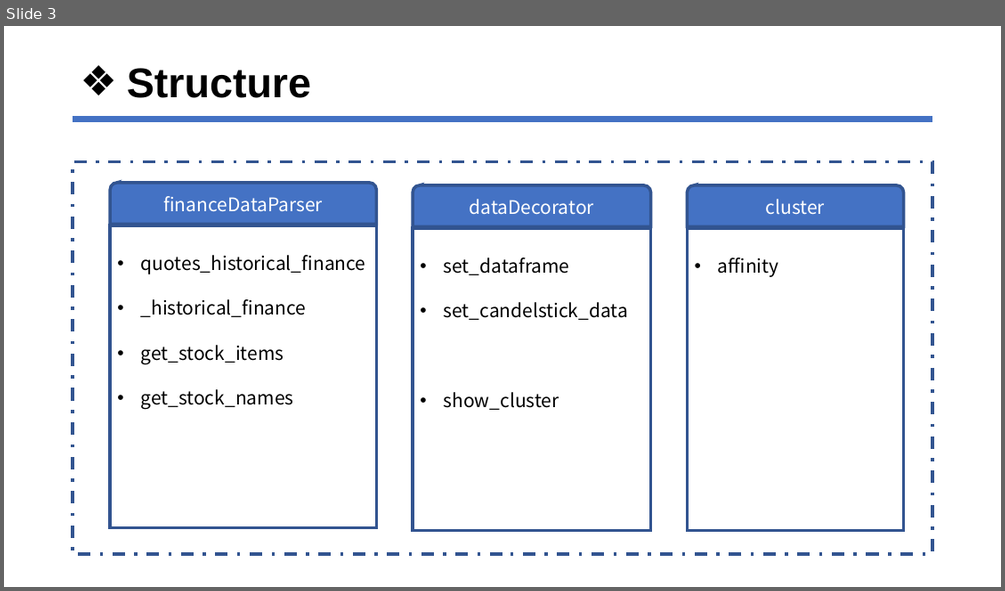
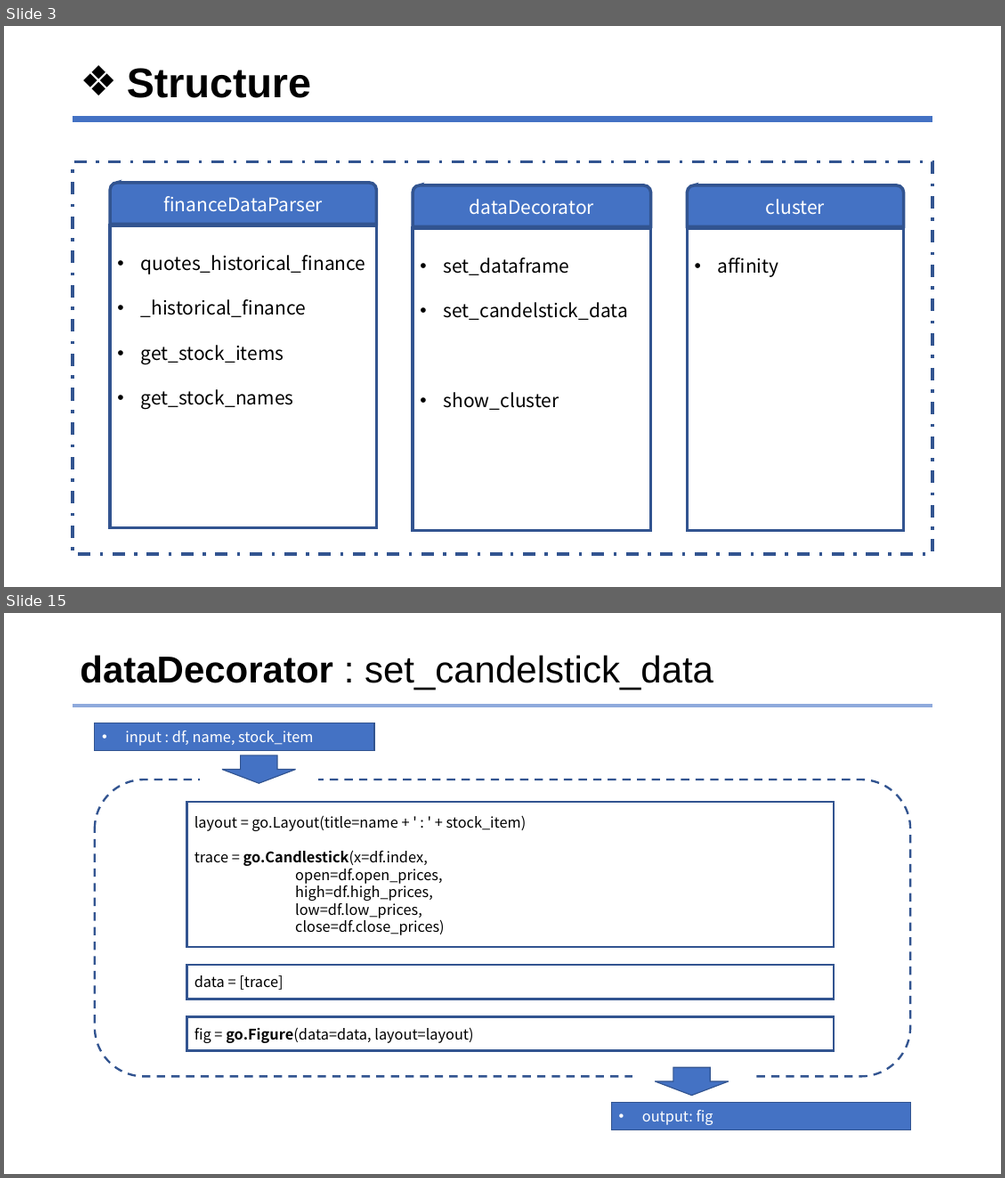
Before and after one commit to jhyun0919/skku_python_proj, a slide deck: etc/skku_term_proj.pptx. Shown one above the other, each under a label of ours: slide 3 before the commit, slides 3 and 15 after it; the slides between them are not shown. The pictures are 1005x591 and 1005x1178 pixels, drawn with LibreOffice and Linux fonts; fonts in the diff are those of the drawing. Boxes give left, top, right and bottom in pixels: in the first picture for what was removed or moved away, otherwise in the second. Text is boxed around its words. In the diff, an @@ line names an element or a change of style, - is before the commit and + after.

```diff
--- a/etc/skku_term_proj.pptx
+++ b/etc/skku_term_proj.pptx
@@ slide 15 added at bbox=[4, 613, 1001, 1174], background #FFFFFF @@
@@ title added at bbox=[80, 655, 713, 690], 36 pt, text #000000 @@
+dataDecorator : set_candelstick_data
@@ line added from (73, 706) to (933, 706), #8FAADC 3.16 pt @@
@@ rectangle added at bbox=[95, 723, 374, 751], fill #4472C4, outline #325491 1 pt, 14 pt, text #FFFFFF @@
+• input : df, name, stock_item
@@ rectangle added at bbox=[200, 770, 317, 787], fill #FFFFFF, outline #FFFFFF 1 pt @@
@@ down arrow added at bbox=[222, 755, 296, 783], fill #4472C4, outline #325491 1 pt @@
@@ rounded rectangle added at bbox=[95, 779, 910, 1077], outline #325491 2 pt dashed @@
@@ rectangle added at bbox=[187, 802, 834, 947], outline #325491 2 pt, 14 pt, text #000000 @@
+layout = go.Layout(title=name + ' : ' + stock_item)
+trace = go.Candlestick(x=df.index,
+open=df.open_prices,
+high=df.high_prices,
+low=df.low_prices,
+close=df.close_prices)
@@ rectangle added at bbox=[187, 965, 834, 999], outline #325491 2 pt, 14 pt, text #000000 @@
+data = [trace]
@@ rectangle added at bbox=[187, 1017, 834, 1051], outline #325491 2 pt, 14 pt, text #000000 @@
+fig = go.Figure(data=data, layout=layout)
@@ rectangle added at bbox=[633, 1074, 751, 1088], fill #FFFFFF, outline #FFFFFF 1 pt @@
@@ down arrow added at bbox=[655, 1067, 728, 1094], fill #4472C4, outline #325491 1 pt @@
@@ rectangle added at bbox=[611, 1102, 910, 1130], fill #4472C4, outline #325491 1 pt, 14 pt, text #FFFFFF @@
+• output: fig
```
Also in this commit, not shown: 8 slides changed, 10 other slides added, 5 slides removed, 4 other files.
